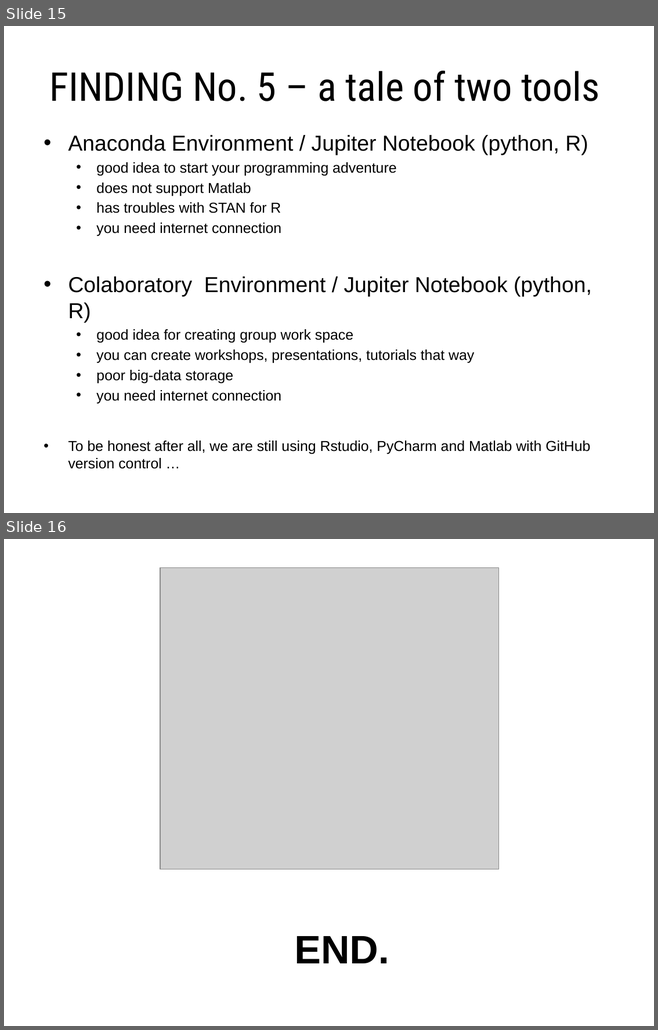
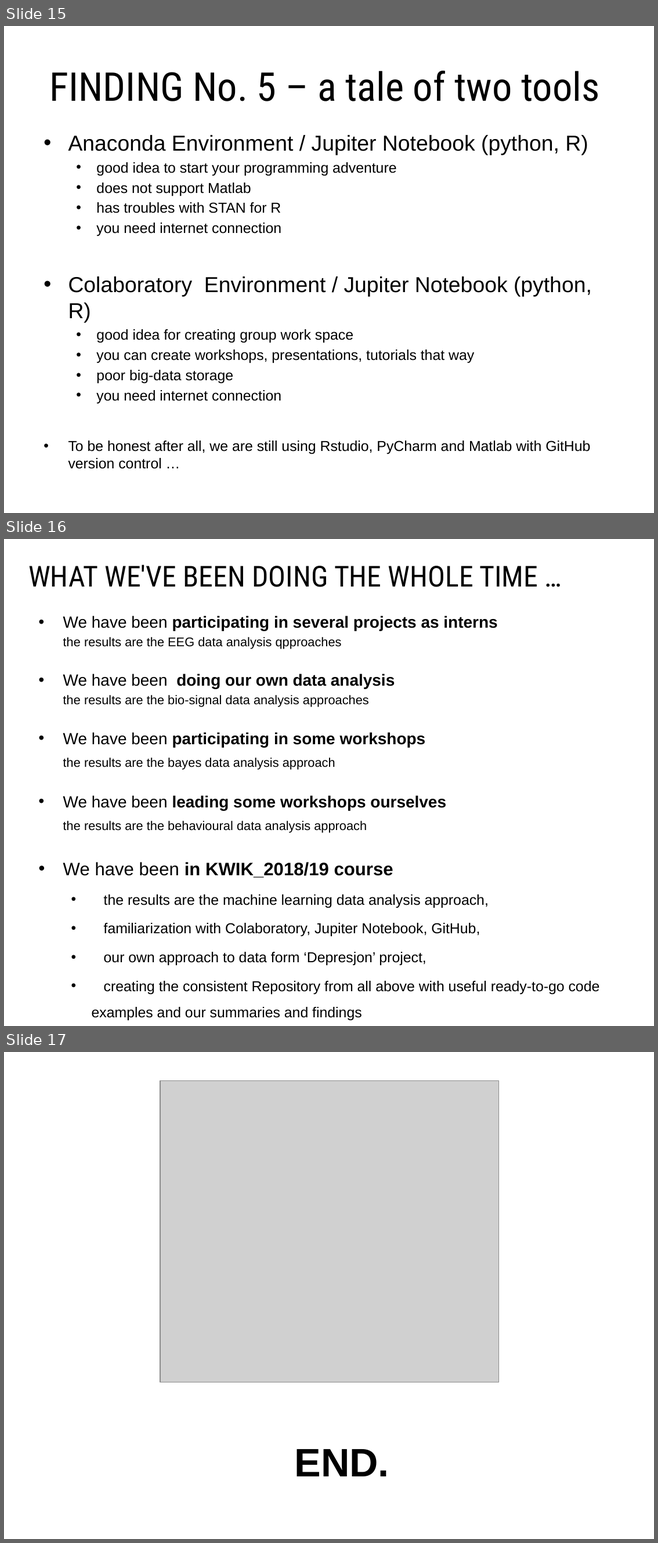
Before and after one commit to DominikaDrazyk/MLW_PROJECT_2019, a slide deck: KWIK_MLW_2019_SUMMER_SUMMARY.pptx. Shown one above the other, each under a label of ours: slides 15 and 16 before the commit, slides 15, 16 and 17 after it. The pictures are 658x1030 and 658x1543 pixels, drawn with LibreOffice and Linux fonts; fonts in the diff are those of the drawing; grey boxes stand for pictures. Boxes give left, top, right and bottom in pixels: in the first picture for what was removed or moved away, otherwise in the second. Text is boxed around its words. In the diff, an @@ line names an element or a change of style, - is before the commit and + after.

Commit message:
ml analysis & summary

```diff
--- a/KWIK_MLW_2019_SUMMER_SUMMARY.pptx
+++ b/KWIK_MLW_2019_SUMMER_SUMMARY.pptx
@@ slide 16 added at [4,539,654,1026], background #FFFFFF @@
@@ title added at [28,565,538,587], 32 pt, text #000000 @@
+WHAT WE'VE BEEN DOING THE WHOLE TIME …
@@ text added at [63,616,600,1020], 16 pt, text #000000 @@
+• We have been participating in several projects as interns
+the results are the EEG data analysis qpproaches
+• We have been doing our own data analysis
+the results are the bio-signal data analysis approaches
+• We have been participating in some workshops
+the results are the bayes data analysis approach
+• We have been leading some workshops ourselves
+the results are the behavioural data analysis approach
+• We have been in KWIK_2018/19 course
+  • the results are the machine learning data analysis approach,
+  • familiarization with Colaboratory, Jupiter Notebook, GitHub,
+  • our own approach to data form ‘Depresjon’ project,
+  • creating the consistent Repository from all above with useful ready-to-go code examples and our summaries and findings
@@ what was slide 16 is now slide 17 @@
```
Also in this commit, not shown: 1 slide changed.
